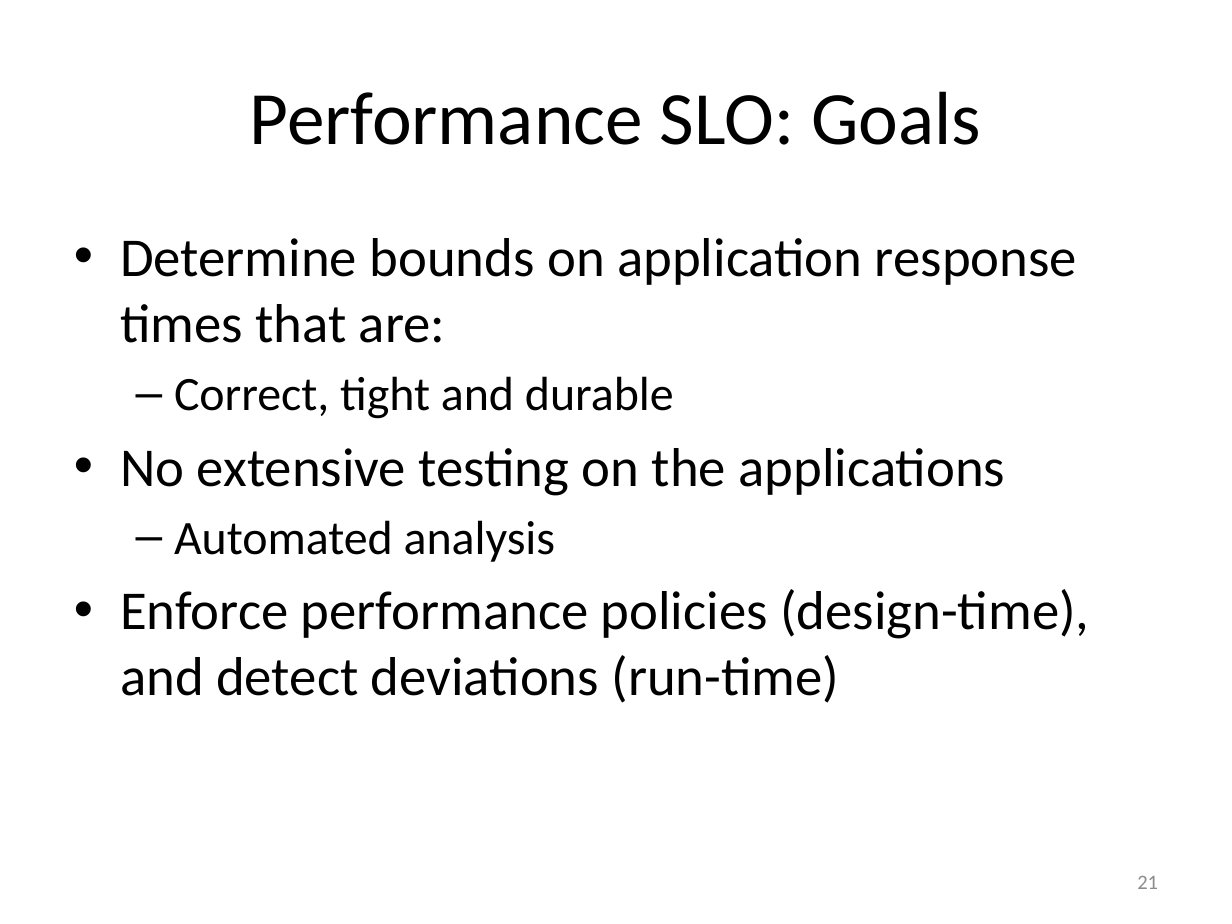
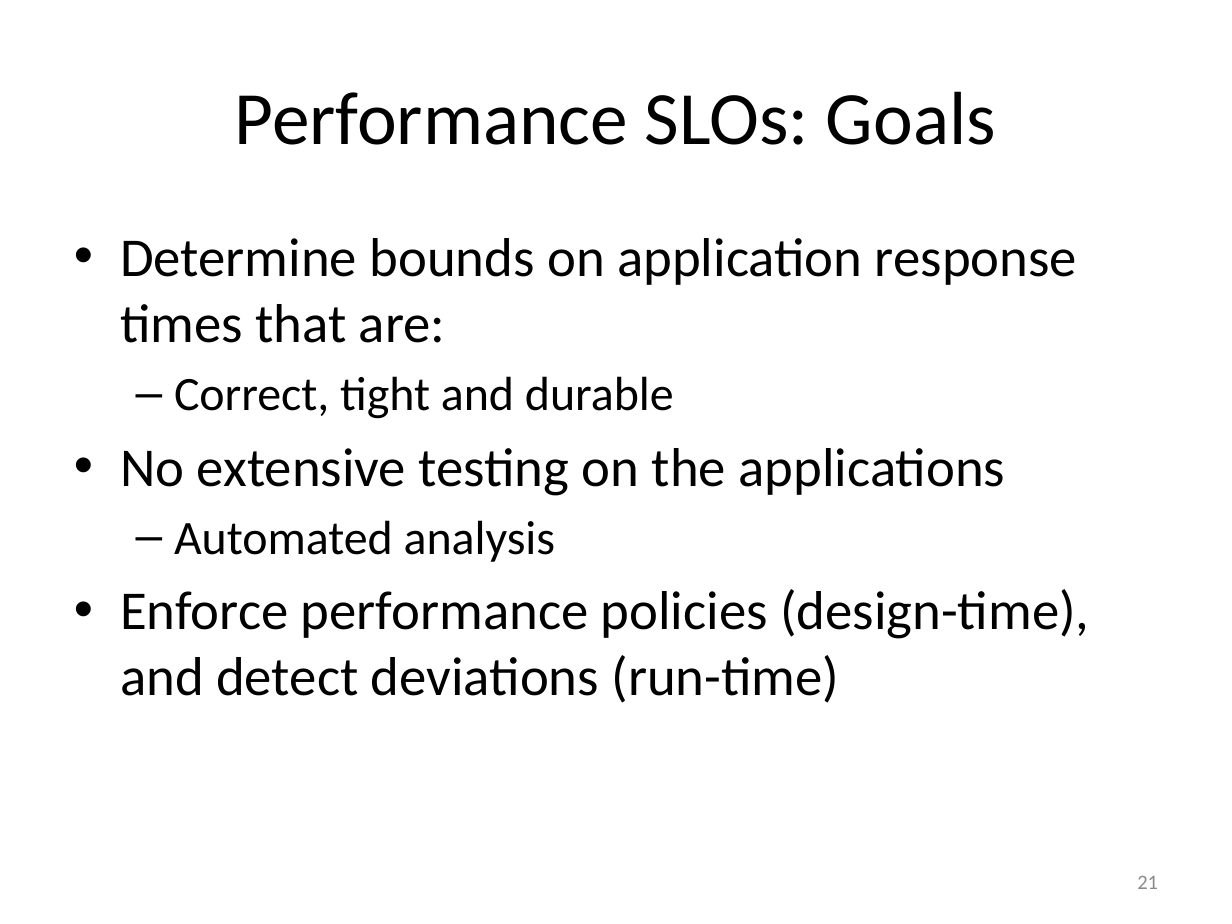
Before and after one commit to Dithn/eager-appscale, a slide deck: slide 21 of Eager/paper/dissertation/dissertation.pptx. Drawn at 1232x924 pixels with LibreOffice and Linux fonts; fonts in the diff are those of the drawing. Boxes give left, top, right and bottom in pixels: in the first picture for what was removed or moved away, otherwise in the second. Text is boxed around its words. In the diff, an @@ line names an element or a change of style, - is before the commit and + after.

```diff
--- a/Eager/paper/dissertation/dissertation.pptx
+++ b/Eager/paper/dissertation/dissertation.pptx
@@ title at <box>235,91,996,145</box>: text changed @@
-Performance SLO: Goals
+Performance SLOs: Goals
```
Also in this commit, not shown: 8 other slides changed, 1 slide added, 2 other files.
